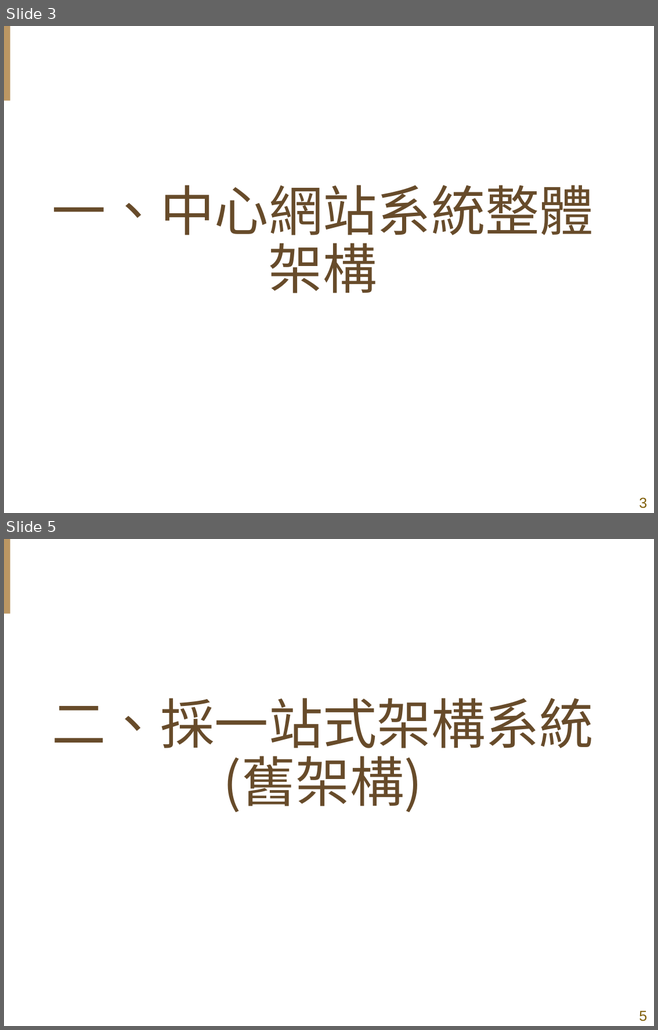
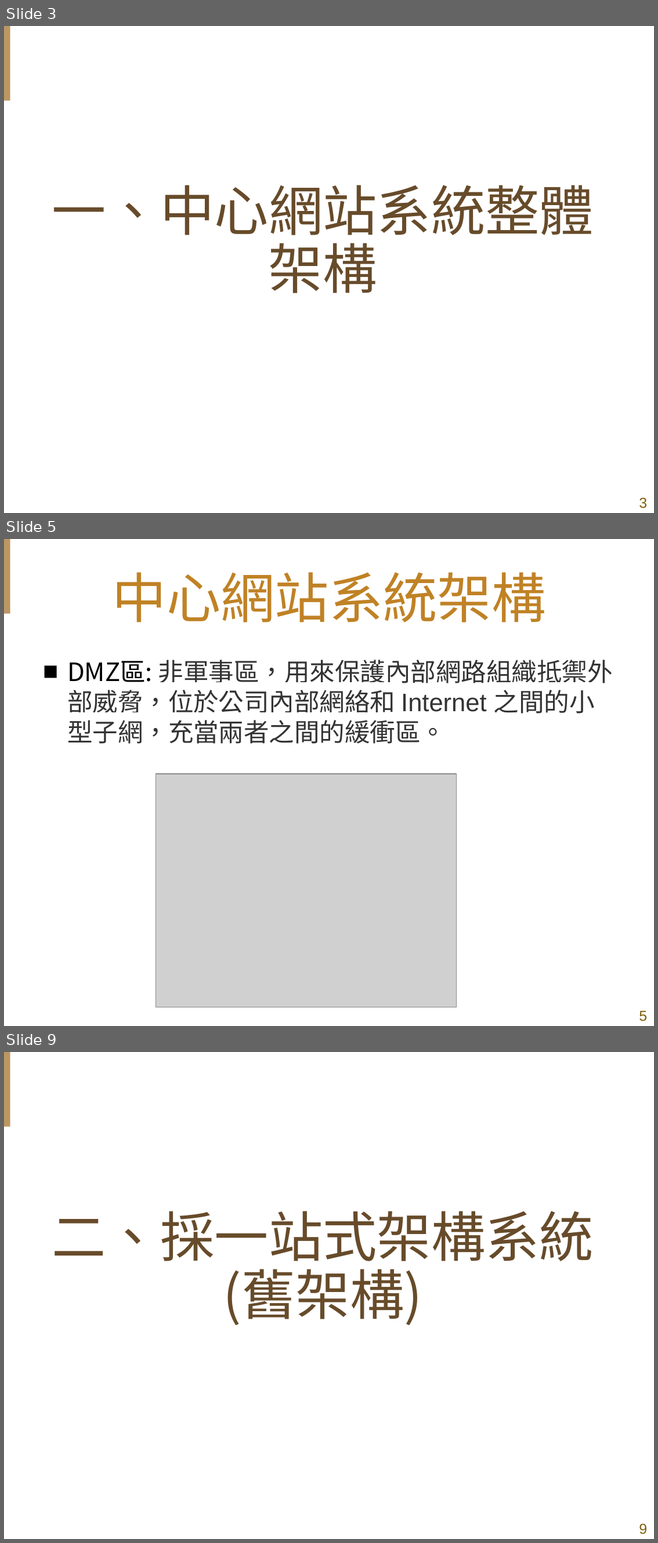
Before and after one commit to shih33/java_atguigu, a slide deck: 期末報告/期末簡報_施詠舜.pptx. Shown one above the other, each under a label of ours: slides 3 and 5 before the commit, slides 3, 5 and 9 after it; the slides between them are not shown. The pictures are 658x1030 and 658x1543 pixels, drawn with LibreOffice and Linux fonts; fonts in the diff are those of the drawing; grey boxes stand for pictures; background and template pictures are left out. Boxes give left, top, right and bottom in pixels: in the first picture for what was removed or moved away, otherwise in the second. Text is boxed around its words. In the diff, an @@ line names an element or a change of style, - is before the commit and + after.

```diff
--- a/期末報告/期末簡報_施詠舜.pptx
+++ b/期末報告/期末簡報_施詠舜.pptx
@@ slide 5 added at [4,539,654,1026], background #FFFFFF; not listed: 2 template elements that a slide beside it also shows @@
@@ title added at [112,572,546,623], 60 pt, text #C08225 @@
+中心網站系統架構
@@ text added at [67,660,612,744], 28 pt, text #333333 @@
+■ DMZ區: 非軍事區，用來保護內部網路組織抵禦外部威脅，位於公司內部網絡和 Internet 之間的小型子網，充當兩者之間的緩衝區。
@@ picture added at [156,774,457,1008] @@
@@ what was slide 5 is now slide 9 @@
@@ page number at [639,1524,647,1535]: text changed @@
-5
+9
```
Also in this commit, not shown: 3 slides changed, 3 other slides added.
